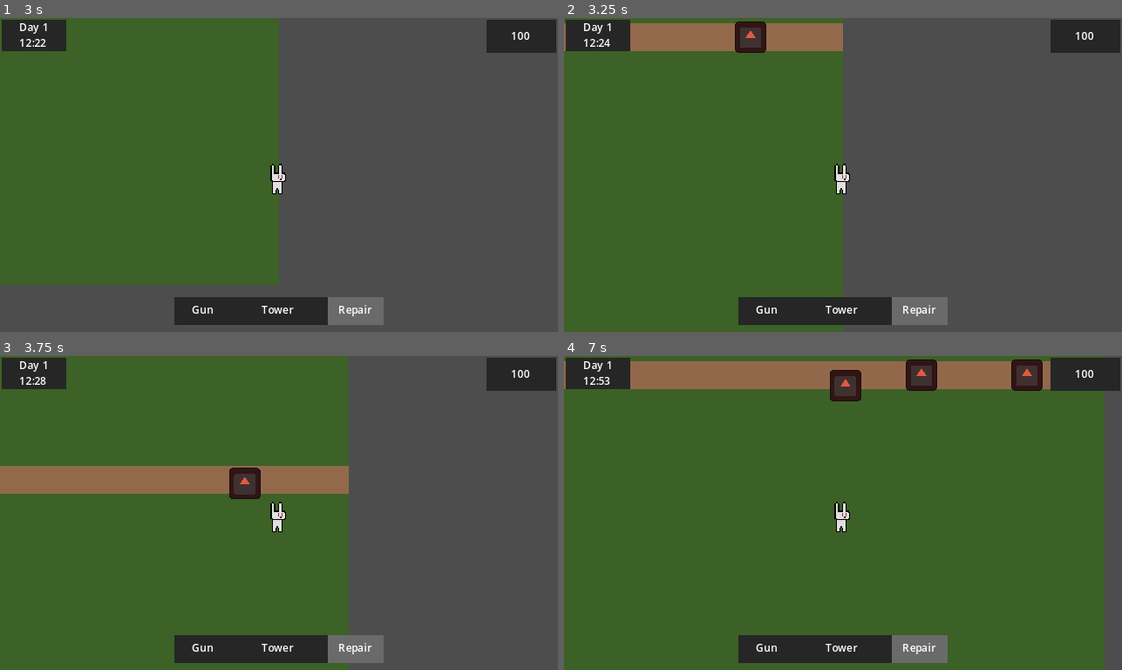
Above: before the commit, frames 1-4 (two rows, left to right).
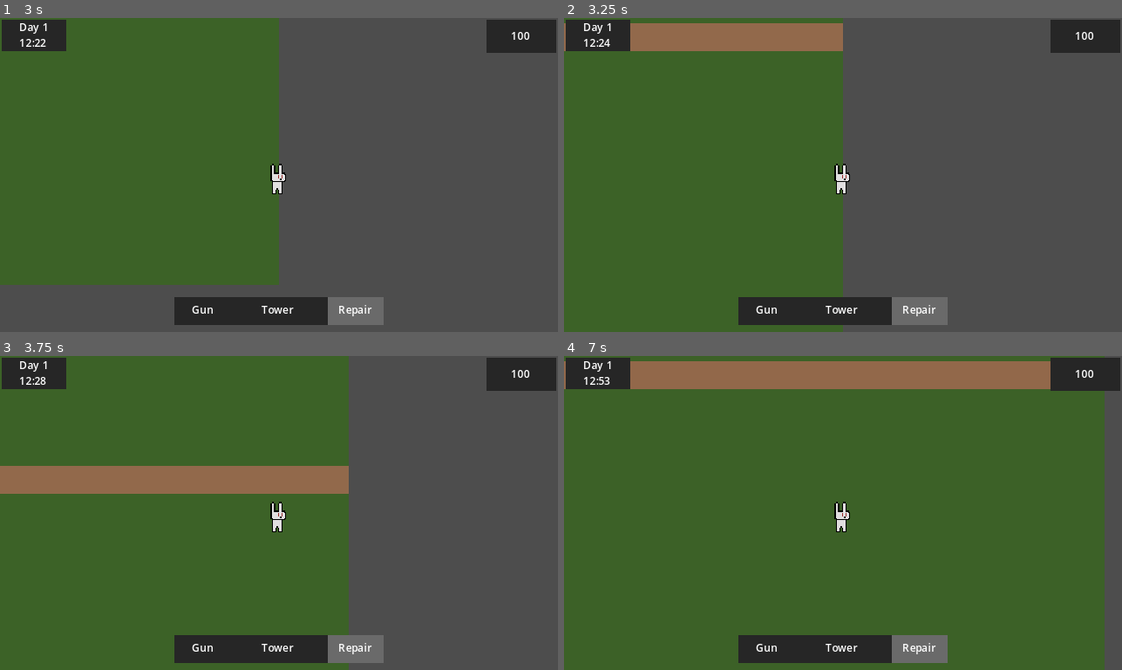
Above: after the commit, the same moments.

Repository: hschuelter/beginners-jam-summer-2024
Game: Godot game, scene res://scenes/world.tscn
Same seed, same stepped clock (60 frames per second), same inputs: the game is played once before the commit and once after it. The engine's default icon, where the game draws it, is replaced by a stand-in: a white triangle on a blue panel in a dark square.
Inputs (mouse positions are in pixels of both pictures, inside the frame that each line leads up to):
- Up to frame 1 (3 s): tap Enter at 0.5 s; move the mouse to (401, 159) at 0.52 s; hold Right (ui_right) 0.53-1.28 s; click (401, 159) at 0.6 s; move the mouse to (167, 190) at 1.27 s; hold Down (ui_down) 1.28-2.03 s; tap 1 (num_1) at 1.35 s; move the mouse to (334, 105) at 2.02 s; hold Right (ui_right) 2.03-2.78 s; tap 2 (num_2) at 2.1 s; move the mouse to (251, 237) at 2.77 s; hold Up (ui_up) from 2.78 s (still down); tap 3 (num_3) at 2.85 s
- Up to frame 2 (3.25 s): keep holding Up (ui_up)
- Up to frame 3 (3.75 s): move the mouse to (446, 560) at 3.52 s; release Up (ui_up) at 3.53 s; hold Left (ui_left) from 3.53 s (still down); click (446, 560) at 3.6 s
- Up to frame 4 (7 s): move the mouse to (675, 465) at 4.27 s; tap 1 (num_1) at 4.35 s; move the mouse to (870, 513) at 5.02 s; release Left (ui_left) at 5.03 s; hold Down (ui_down) 5.03-5.78 s; tap 2 (num_2) at 5.1 s; move the mouse to (759, 434) at 5.77 s; hold Right (ui_right) 5.78-6.53 s; tap 3 (num_3) at 5.85 s; tap Space at 6.5 s; move the mouse to (965, 497) at 6.52 s; hold Up (ui_up) from 6.53 s (still down); click (965, 497) at 6.6 s

Frame 1 is identical in both runs. In frame 2, 0.6% of the frame differs, in the area x 30-37%, y 1-12%; in frame 3, 0.6%; in frame 4, 1.7%, in the area x 47-86%, y 1-15%.

Commit message:
add impl to check daylight

Diff:
--- a/project.godot
+++ b/project.godot
@@ -20,6 +20,7 @@
 BeehaveGlobalMetrics="*res://addons/beehave/metrics/beehave_global_metrics.gd"
 BeehaveGlobalDebugger="*res://addons/beehave/debug/global_debugger.gd"
 DamageNumbers="*res://scripts/singletons/damage_numbers.gd"
+WorldState="*res://scripts/singletons/world_state.gd"
 
 [display]
 
--- a/scenes/enemies/enemy.tscn
+++ b/scenes/enemies/enemy.tscn
@@ -51,7 +51,7 @@
 shape = SubResource("CircleShape2D_4tijo")
 
 [node name="DefaultAi" parent="." node_paths=PackedStringArray("blackboard", "actor") instance=ExtResource("5_8manu")]
-blackboard = NodePath("@Node@35291")
+blackboard = NodePath("@Node@39952")
 actor = NodePath("..")
 
 [connection signal="area_entered" from="." to="." method="_on_area_entered"]
--- a/scenes/world.tscn
+++ b/scenes/world.tscn
@@ -154,6 +154,7 @@
 script = ExtResource("1_jqcbh")
 gradient = SubResource("GradientTexture1D_yl0w3")
 ingame_speed_rate = 30.0
+initial_hour = null
 
 [node name="TileMapBackground" type="TileMap" parent="."]
 tile_set = SubResource("TileSet_bv4sy")
--- a/scripts/ai/conditions/check_is_daytime.gd
+++ b/scripts/ai/conditions/check_is_daytime.gd
@@ -2,5 +2,8 @@
 
 
 func tick(actor: Node, _blackboard: Blackboard) -> int:
-	# TODO: implement
+	var current_hour: int = WorldState.get_current_hour()
+	if current_hour >= 600 and current_hour <= 1800:
+		return SUCCESS
+
 	return FAILURE
--- a/scripts/day_night_cycle.gd
+++ b/scripts/day_night_cycle.gd
@@ -31,4 +31,5 @@
 
 	if past_minute != minute:
 		past_minute = minute
+		WorldState.set_current_hour(hour, minute)
 		time_tick.emit(day, hour, minute)
--- /dev/null
+++ b/scripts/singletons/world_state.gd
@@ -0,0 +1,10 @@
+extends Node
+
+var _current_hour: int: get = get_current_hour
+
+func get_current_hour() -> int:
+	return _current_hour
+
+
+func set_current_hour(hour: int, minute: int) -> void:
+	_current_hour = (hour * 100) + minute
